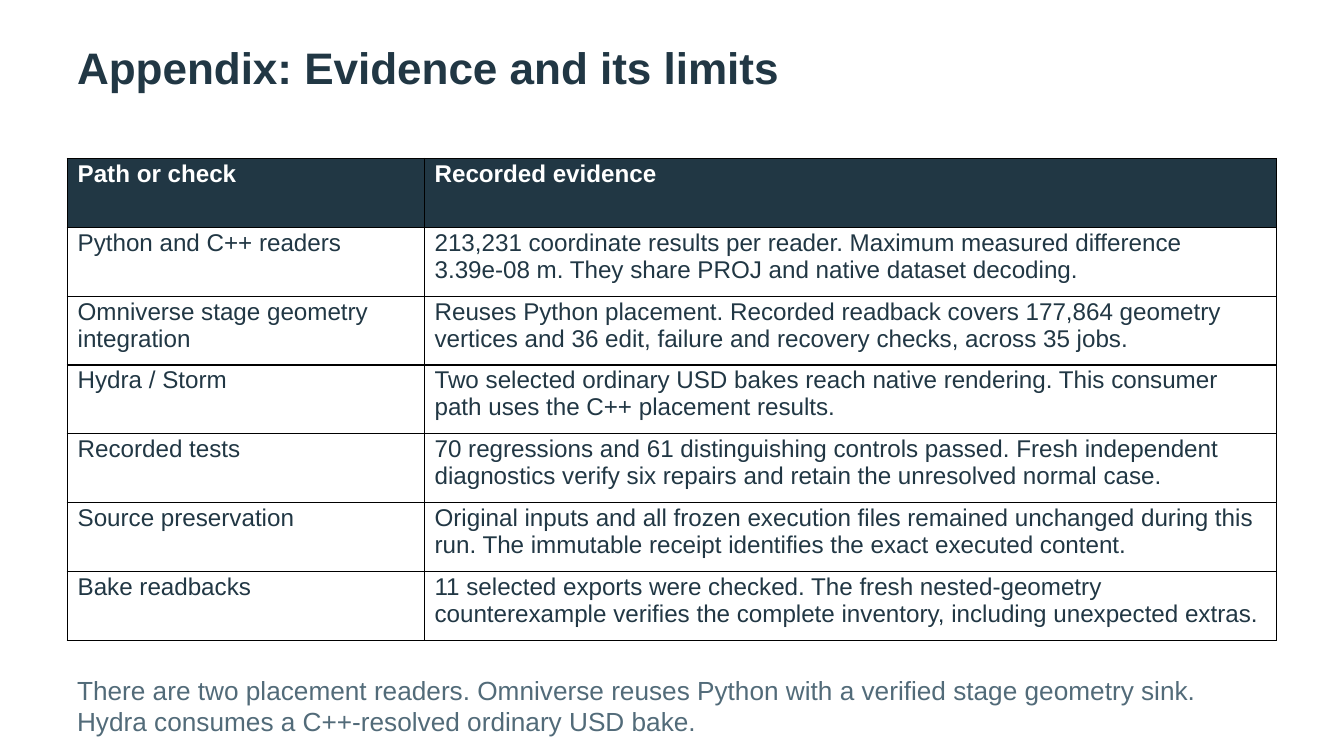
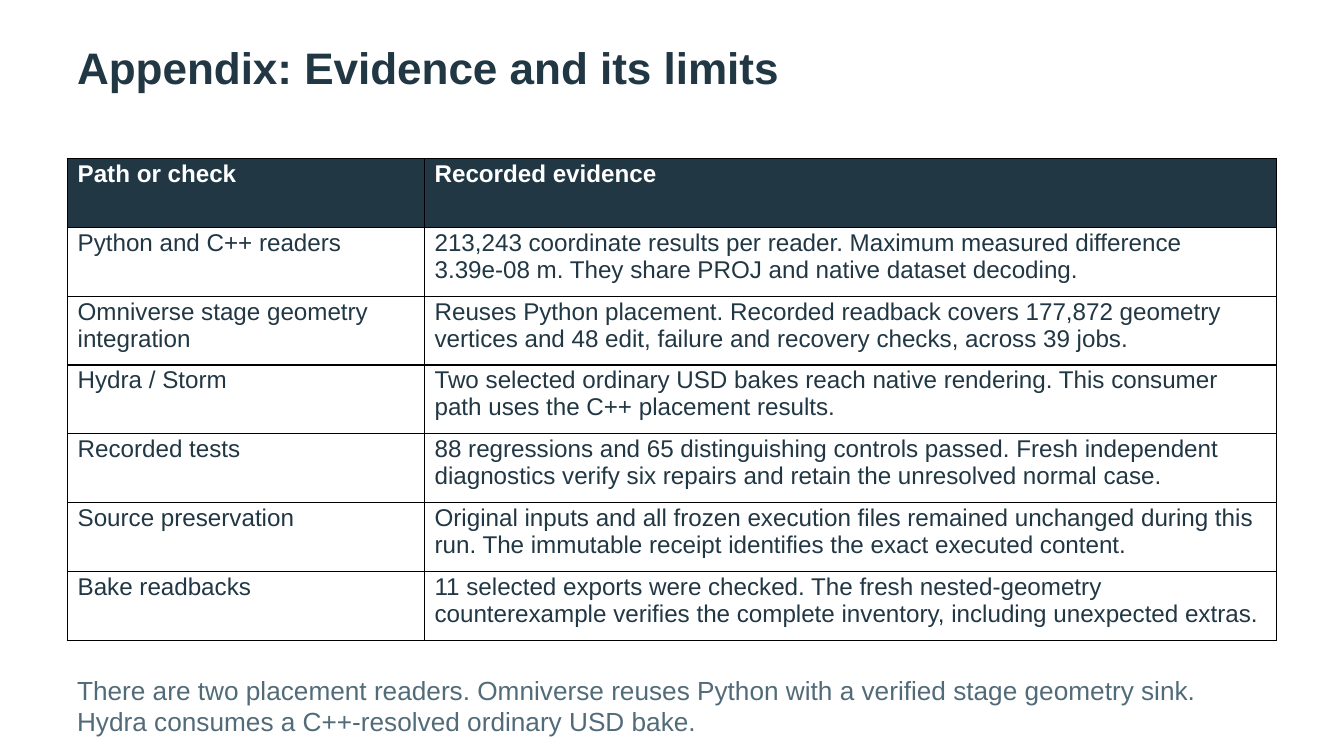
Before and after one commit to asluk/OpenUSD, a slide deck: slide 14 of extras/usd/examples/usdGeospatialBuild/delivery/geospatial-build.pptx. Drawn at 1344x756 pixels with LibreOffice and Linux fonts; fonts in the diff are those of the drawing. Boxes give left, top, right and bottom in pixels: in the first picture for what was removed or moved away, otherwise in the second. Text is boxed around its words. In the diff, an @@ line names an element or a change of style, - is before the commit and + after.

```diff
--- a/extras/usd/examples/usdGeospatialBuild/delivery/geospatial-build.pptx
+++ b/extras/usd/examples/usdGeospatialBuild/delivery/geospatial-build.pptx
@@ table at (x1=68, y1=158, x2=1277, y2=640) @@
-row 2, column 2: 213,231 coordinate results per reader. Maximum measured difference 3.39e-08 m. They share PROJ and native dataset decoding.
+row 2, column 2: 213,243 coordinate results per reader. Maximum measured difference 3.39e-08 m. They share PROJ and native dataset decoding.
-row 3, column 2: Reuses Python placement. Recorded readback covers 177,864 geometry vertices and 36 edit, failure and recovery checks, across 35 jobs.
+row 3, column 2: Reuses Python placement. Recorded readback covers 177,872 geometry vertices and 48 edit, failure and recovery checks, across 39 jobs.
-row 5, column 2: 70 regressions and 61 distinguishing controls passed. Fresh independent diagnostics verify six repairs and retain the unresolved normal case.
+row 5, column 2: 88 regressions and 65 distinguishing controls passed. Fresh independent diagnostics verify six repairs and retain the unresolved normal case.
```
Also in this commit, not shown: 5 other slides changed, 40 other files.
